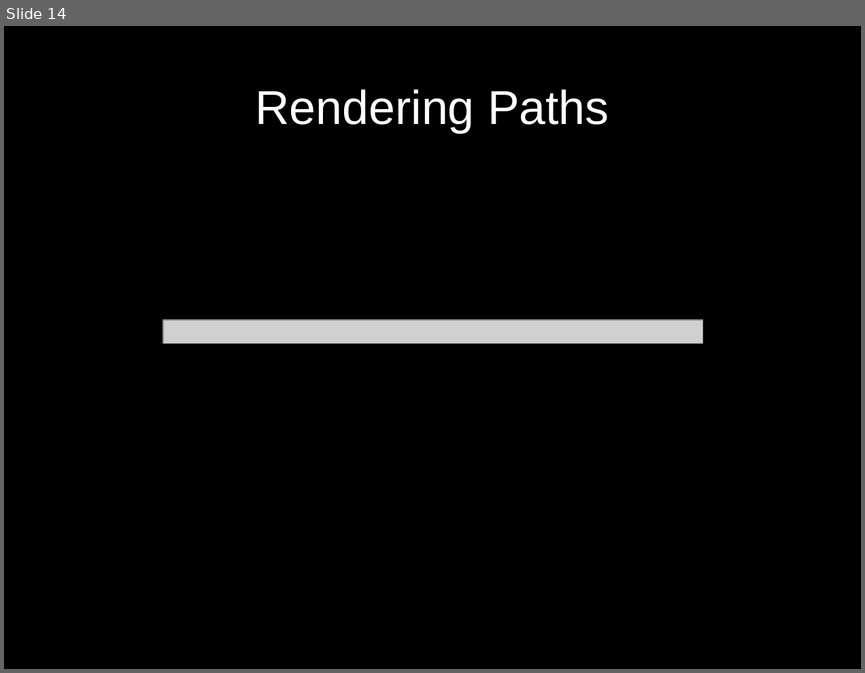
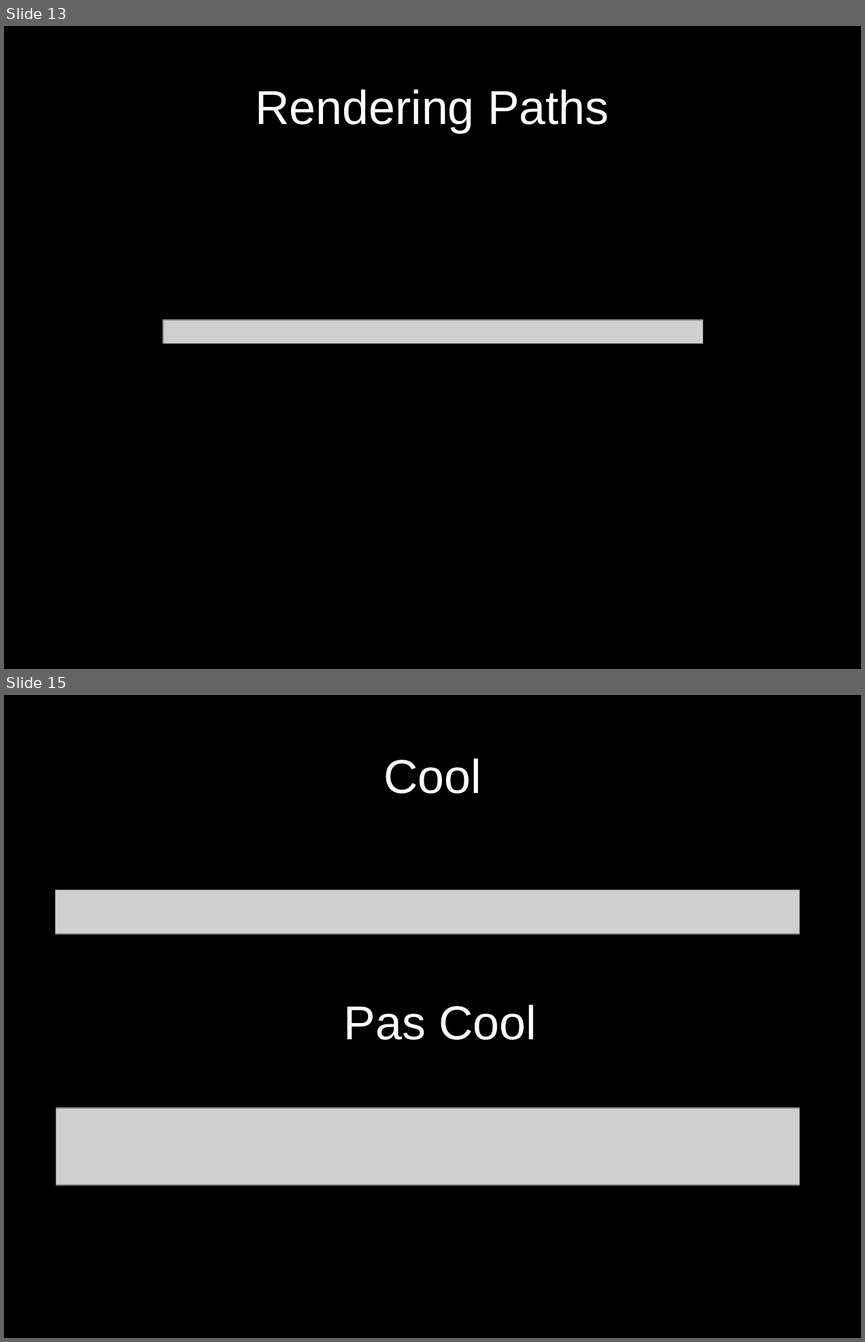
Before and after one commit to Rodousse/CameraRendering, a slide deck: CameraRender.odp. Shown one above the other, each under a label of ours: slide 14 before the commit, slides 13 and 15 after it; the slides between them are not shown. The pictures are 865x673 and 865x1342 pixels, drawn with LibreOffice and Linux fonts; fonts in the diff are those of the drawing; grey boxes stand for pictures. Boxes give left, top, right and bottom in pixels: in the first picture for what was removed or moved away, otherwise in the second. Text is boxed around its words. In the diff, an @@ line names an element or a change of style, - is before the commit and + after.

Commit message:
update odp

```diff
--- a/CameraRender.odp
+++ b/CameraRender.odp
@@ slide 15 added at (4,695,861,1338), background #000000 @@
@@ title added at (383,758,481,794), 44 pt, text #FFFFFF @@
+Cool
@@ picture added at (55,890,800,934) @@
@@ table added at (225,993,656,1054), 1 rows, 1 columns @@
+Pas Cool
@@ picture added at (56,1108,800,1185) @@
@@ what was slide 14 is now slide 13 @@
```
Also in this commit, not shown: 1 slide changed, 1 other slide added, 1 slide removed.
